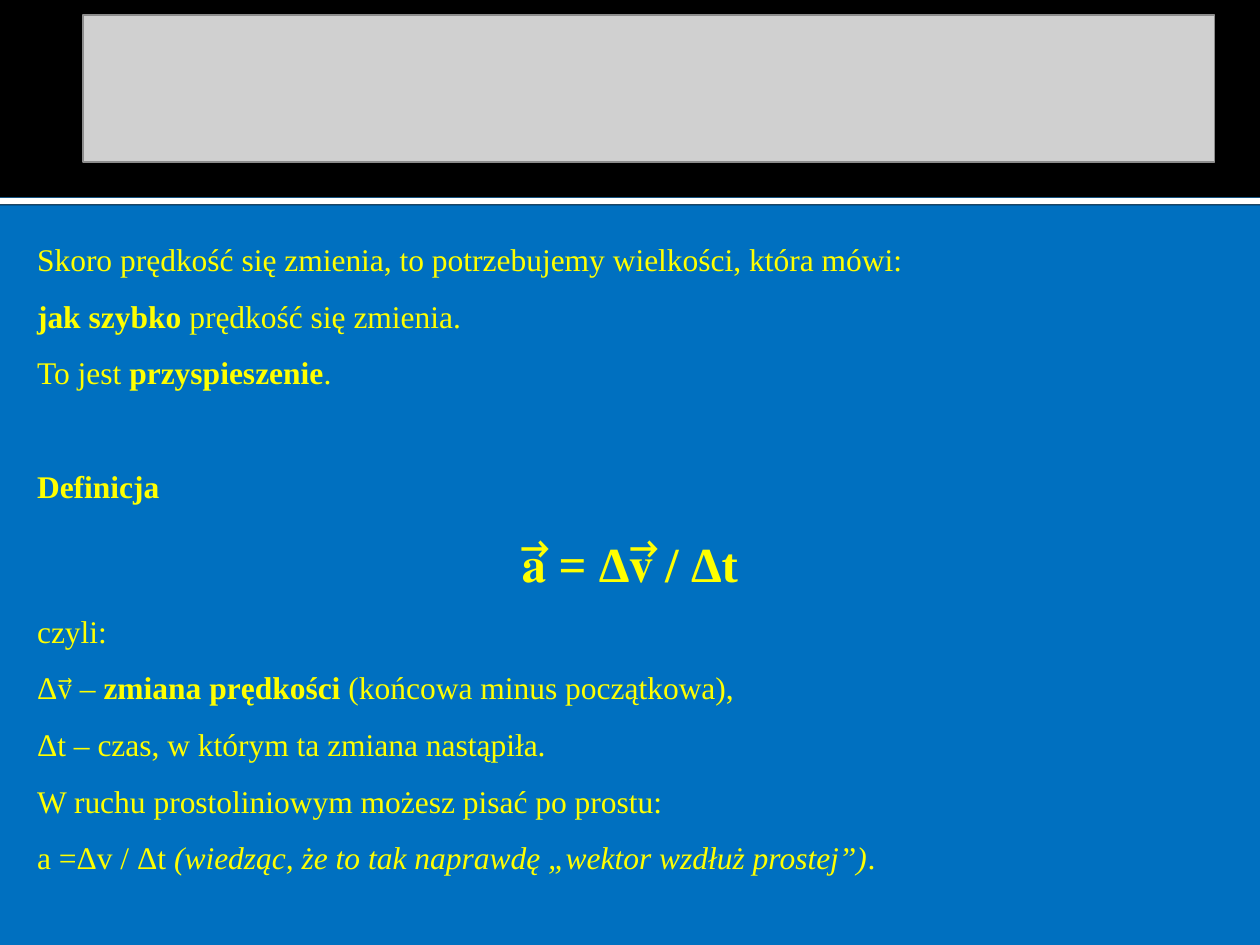
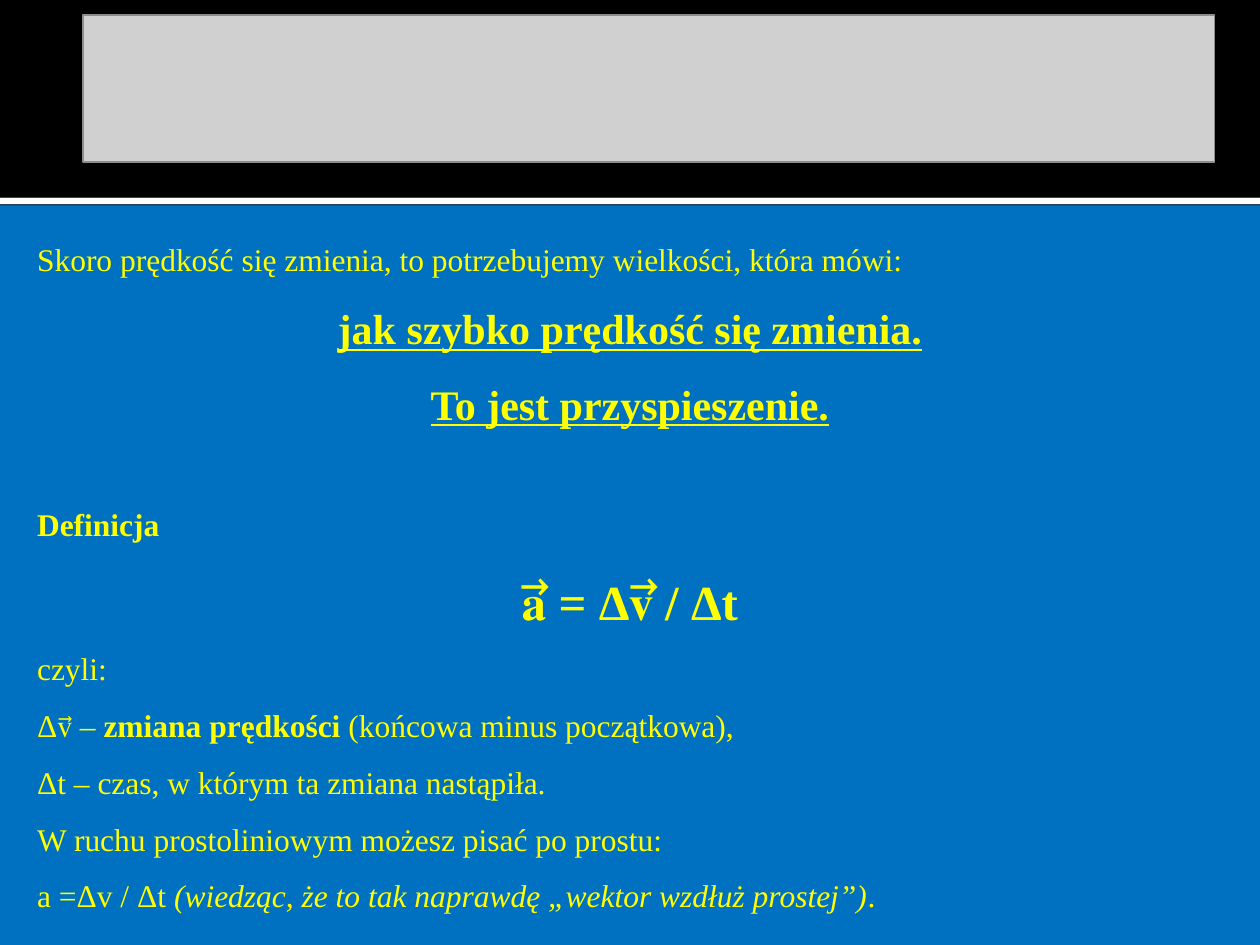
Before and after one commit to MichalMus/Fizyka-w-szkole, a slide deck: slide 4 of 4.Kinematyka/3.ruch prostoliniowy zmienny.ppt. Drawn at 1260x945 pixels with LibreOffice and Linux fonts; fonts in the diff are those of the drawing; grey boxes stand for pictures. Boxes give left, top, right and bottom in pixels: in the first picture for what was removed or moved away, otherwise in the second. Text is boxed around its words. In the diff, an @@ line names an element or a change of style, - is before the commit and + after.

```diff
--- a/4.Kinematyka/3.ruch prostoliniowy zmienny.ppt
+++ b/4.Kinematyka/3.ruch prostoliniowy zmienny.ppt
@@ text at (338,314,921,429): size 18 to 24 pt, underline on in "jak szybko prędkość się zmienia.", "To jest przyspieszenie."; bold on in "prędkość się zmienia.", "To jest przyspieszenie."; alignment justified to centre @@
```
Also in this commit, not shown: 6 other slides changed, 2 slides added, 1 slide removed, 4 other files.
